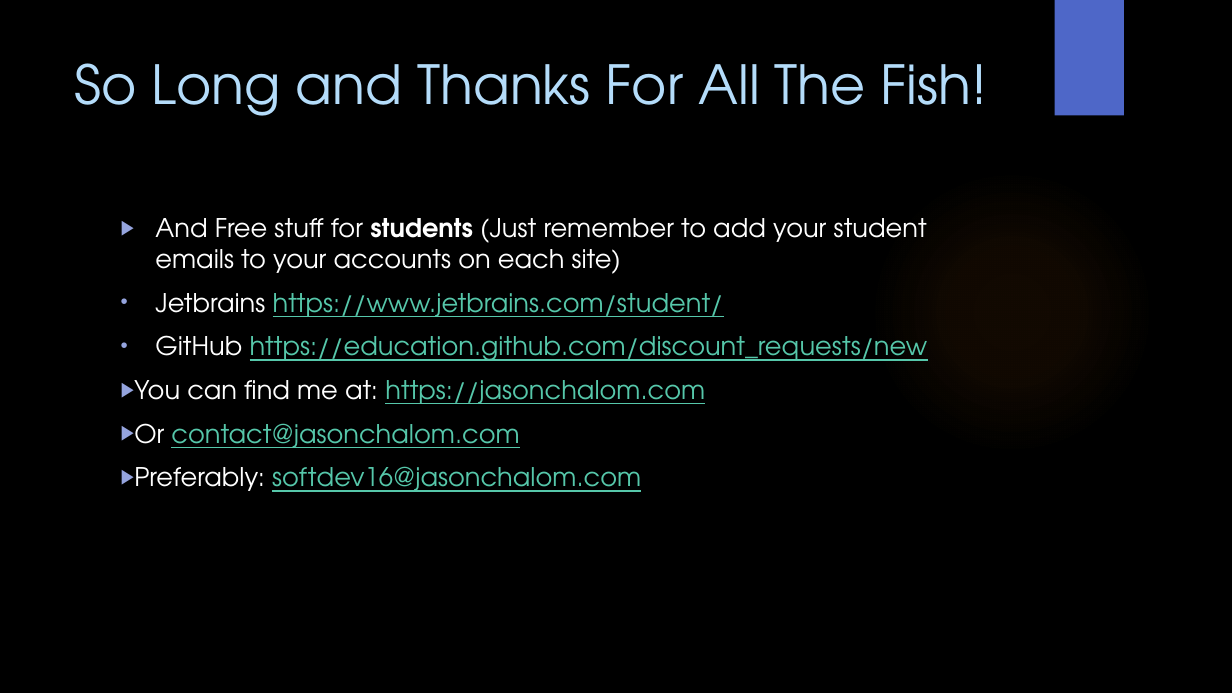
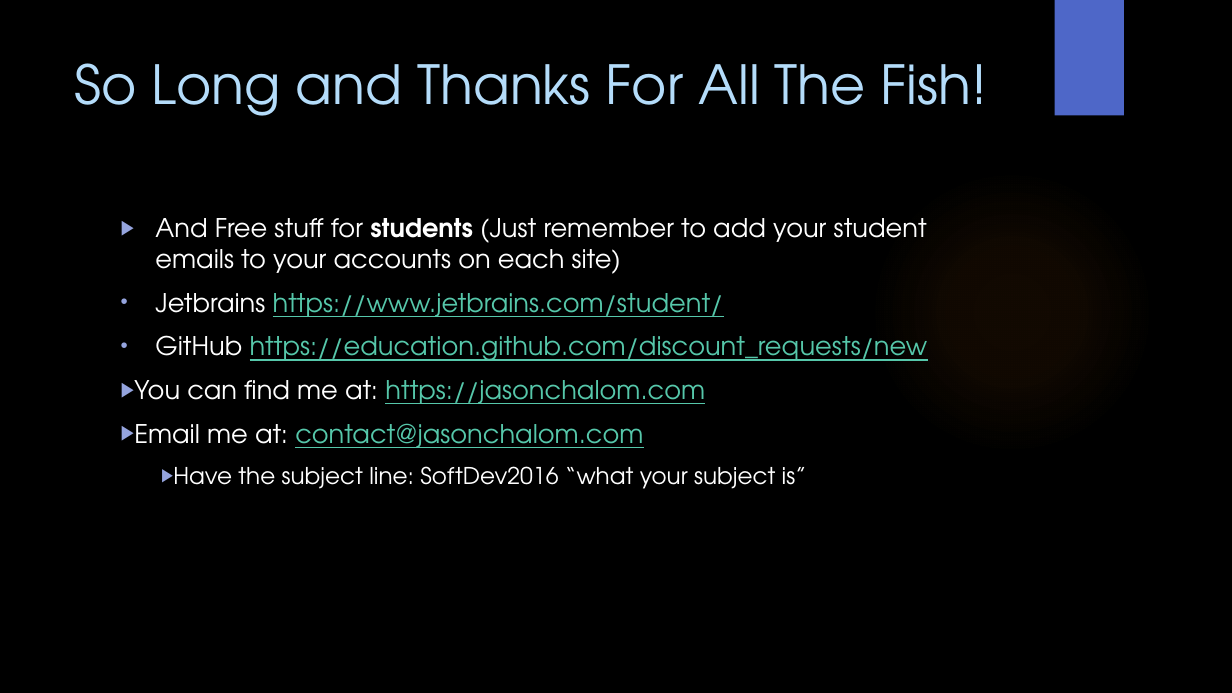
Before and after one commit to WitsSoftDev/SoftDev2016, a slide deck: slide 26 of Session 1/Softdev Session 1 2016.pptx. Drawn at 1232x693 pixels with LibreOffice and Linux fonts; fonts in the diff are those of the drawing; background and template pictures are left out. Boxes give left, top, right and bottom in pixels: in the first picture for what was removed or moved away, otherwise in the second. Text is boxed around its words. In the diff, an @@ line names an element or a change of style, - is before the commit and + after.

```diff
--- a/Session 1/Softdev Session 1 2016.pptx
+++ b/Session 1/Softdev Session 1 2016.pptx
@@ text at bbox=[134, 423, 807, 489]: text changed; size 20 to 18 pt; text colour #56C7AA to #FFFFFF @@
-▶ Or contact@jasonchalom.com
-▶ Preferably: softdev16@jasonchalom.com
+▶ Email me at: contact@jasonchalom.com
+  ▶ Have the subject line: SoftDev2016 “what your subject is”
```
Also in this commit, not shown: 1 other slide changed, 1 other file.
